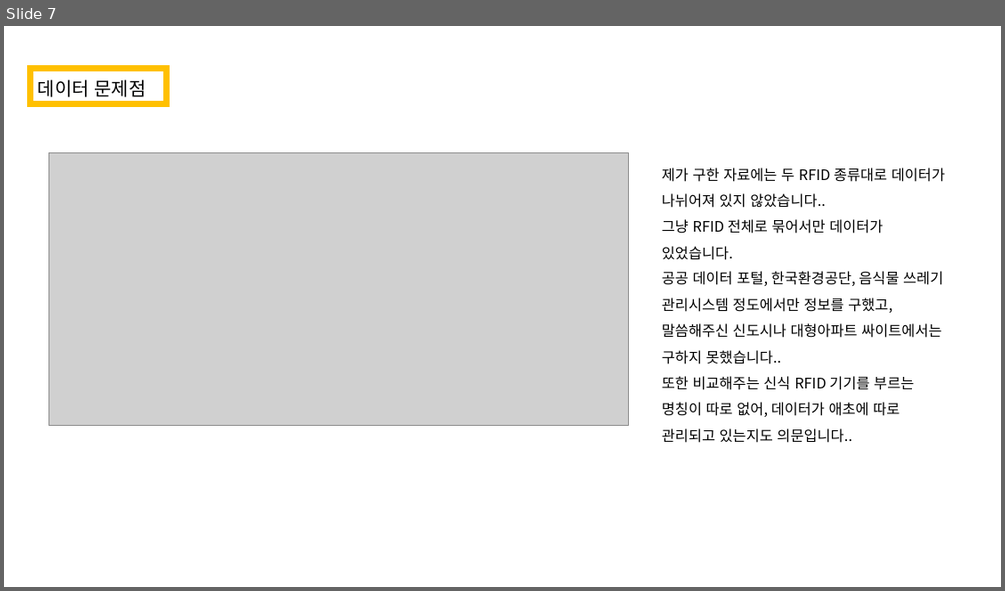
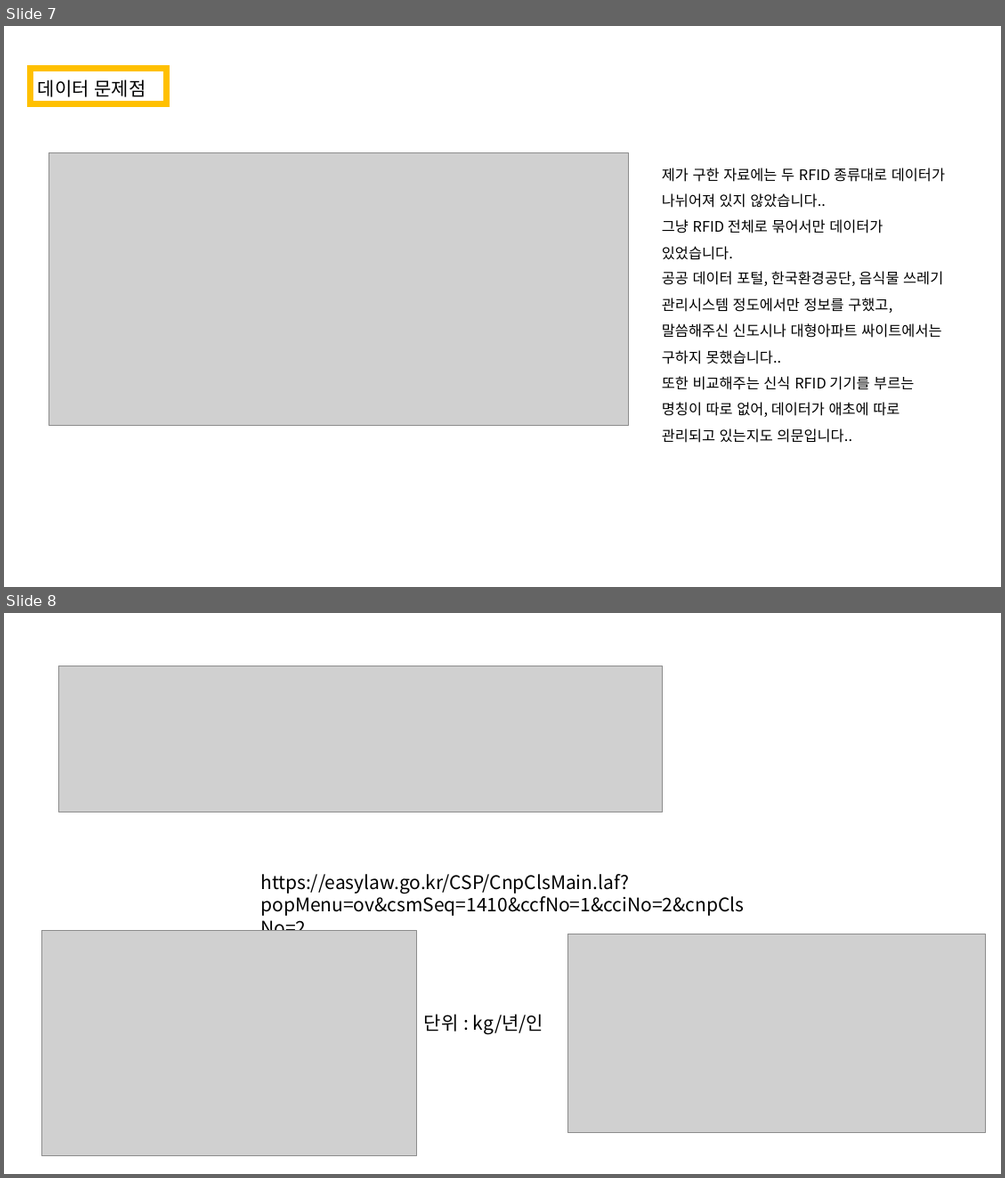
Before and after one commit to WonkeeShin/Architect, a slide deck: Architecture Design 2022/0324/0324_2017170544_신원기.pptx. Shown one above the other, each under a label of ours: slide 7 before the commit, slides 7 and 8 after it. The pictures are 1005x591 and 1005x1178 pixels, drawn with LibreOffice and Linux fonts; fonts in the diff are those of the drawing; grey boxes stand for pictures. Boxes give left, top, right and bottom in pixels: in the first picture for what was removed or moved away, otherwise in the second. Text is boxed around its words. In the diff, an @@ line names an element or a change of style, - is before the commit and + after.

```diff
--- a/Architecture Design 2022/0324/0324_2017170544_신원기.pptx
+++ b/Architecture Design 2022/0324/0324_2017170544_신원기.pptx
@@ slide 8 added at (4, 613, 1001, 1174), background #FFFFFF @@
@@ picture added at (58, 666, 662, 811) @@
@@ text added at (260, 874, 744, 931), 18 pt, text #000000 @@
+https://easylaw.go.kr/CSP/CnpClsMain.laf?popMenu=ov&csmSeq=1410&ccfNo=1&cciNo=2&cnpClsNo=2
@@ picture added at (41, 930, 416, 1155) @@
@@ picture added at (568, 933, 985, 1133) @@
@@ text added at (424, 1013, 543, 1035), 18 pt, text #000000 @@
+단위 : kg/년/인
```
Also in this commit, not shown: 2 other slides added.
